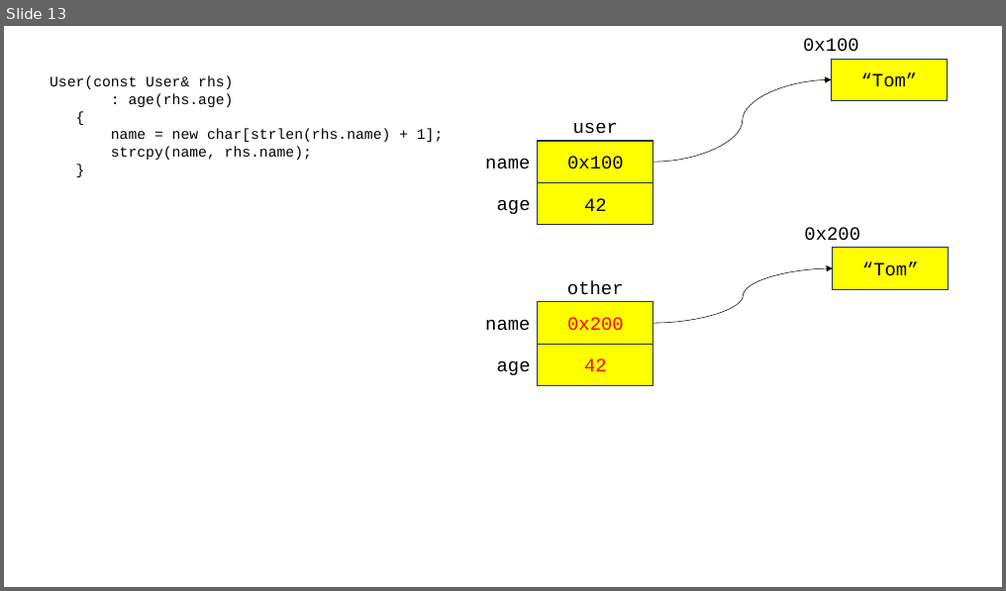
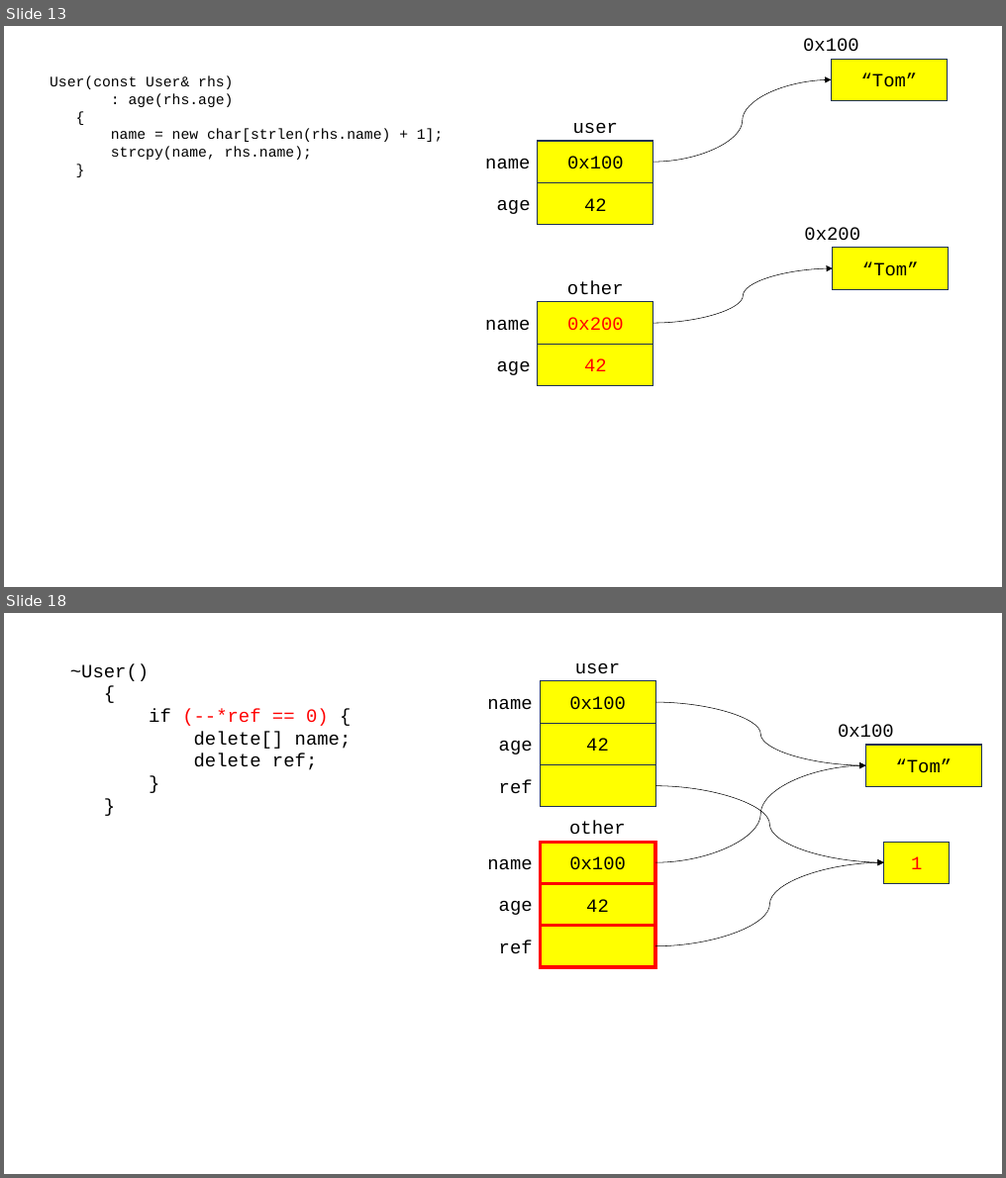
Before and after one commit to loopinf/cpp_230619, a slide deck: 230619.pptx. Shown one above the other, each under a label of ours: slide 13 before the commit, slides 13 and 18 after it; the slides between them are not shown. The pictures are 1006x591 and 1006x1178 pixels, drawn with LibreOffice and Linux fonts; fonts in the diff are those of the drawing. Boxes give left, top, right and bottom in pixels: in the first picture for what was removed or moved away, otherwise in the second. Text is boxed around its words. In the diff, an @@ line names an element or a change of style, - is before the commit and + after.

```diff
--- a/230619.pptx
+++ b/230619.pptx
@@ slide 18 added at <box>4,613,1002,1174</box>, background #FFFFFF @@
@@ text added at <box>70,663,351,770</box>, 18 pt, text #000000 @@
+~User()
+{
+if (--*ref == 0) {
+delete[] name;
+delete ref;
+}
+}
@@ text added at <box>575,663,620,674</box>, 18 pt, text #000000 @@
+user
@@ text added at <box>487,699,532,709</box>, 18 pt, text #000000 @@
+name
@@ rectangle added at <box>540,681,656,723</box>, fill #FFFF00, outline #1E3256 1 pt, 18 pt, text #000000 @@
+0x100
@@ rectangle added at <box>540,723,656,765</box>, fill #FFFF00, outline #1E3256 1 pt, 18 pt, text #000000 @@
+42
@@ curved arrow added from (656, 702) to (865, 765), #000000 0.5 pt @@
@@ text added at <box>838,724,894,738</box>, 18 pt, text #000000 @@
+0x100
@@ text added at <box>499,741,533,755</box>, 18 pt, text #000000 @@
+age
@@ rectangle added at <box>865,745,982,786</box>, fill #FFFF00, outline #1E3256 1 pt, 18 pt, text #000000 @@
+“Tom”
@@ text added at <box>499,779,533,794</box>, 18 pt, text #000000 @@
+ref
@@ rectangle added at <box>540,765,656,807</box>, fill #FFFF00, outline #1E3256 1 pt @@
@@ curved arrow added from (656, 786) to (884, 863), #000000 0.5 pt @@
@@ curved arrow added from (656, 863) to (865, 765), #000000 0.5 pt @@
@@ text added at <box>569,820,626,835</box>, 18 pt, text #000000 @@
+other
@@ rectangle added at <box>540,842,656,884</box>, fill #FFFF00, outline #FF0000 3 pt, 18 pt, text #000000 @@
+0x100
@@ rectangle added at <box>884,842,950,884</box>, fill #FFFF00, outline #1E3256 1 pt, 18 pt, text #FF0000 @@
+1
@@ text added at <box>487,860,532,869</box>, 18 pt, text #000000 @@
+name
@@ curved arrow added from (656, 947) to (884, 863), #000000 0.5 pt @@
@@ text added at <box>499,901,533,915</box>, 18 pt, text #000000 @@
+age
@@ rectangle added at <box>540,884,656,926</box>, fill #FFFF00, outline #FF0000 3 pt, 18 pt, text #000000 @@
+42
@@ rectangle added at <box>540,926,656,967</box>, fill #FFFF00, outline #FF0000 3 pt @@
@@ text added at <box>499,940,533,955</box>, 18 pt, text #000000 @@
+ref
```
Also in this commit, not shown: 5 other slides added, 1 other file.
